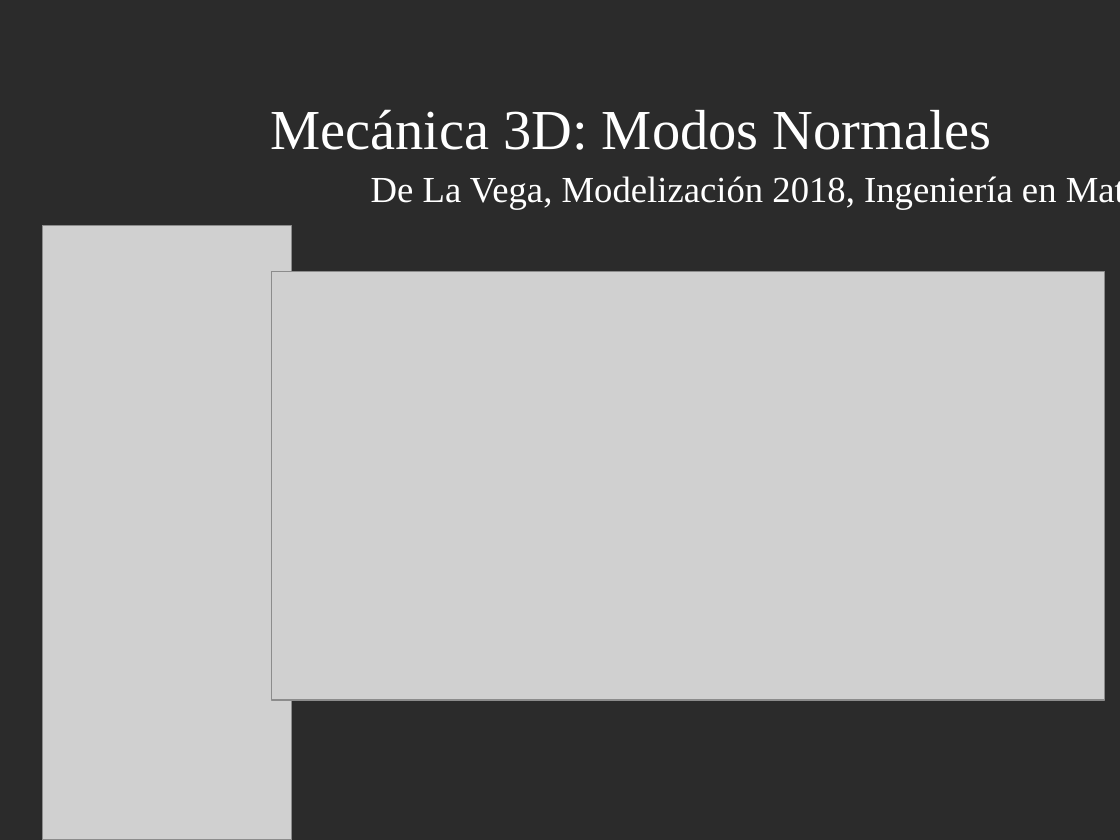
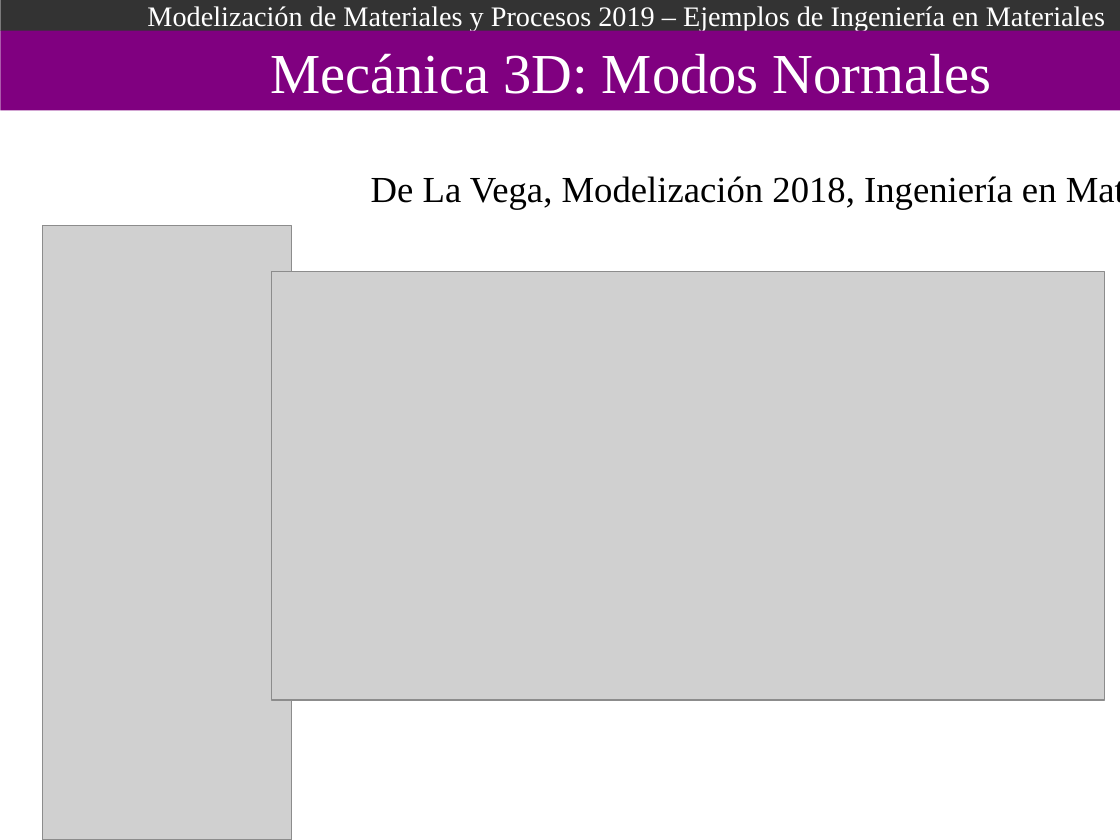
Before and after one commit to Modelizacion-de-Materiales/ModelizacionApuntesPresentaciones, a slide deck: slide 9 of 006-EjemplosIngenieria/Ejemplos_De_Ingenieria.odp. Drawn at 1120x840 pixels with LibreOffice and Linux fonts; fonts in the diff are those of the drawing; grey boxes stand for pictures; background and template pictures are left out; a plain dark background stands for a picture behind light text. Boxes give left, top, right and bottom in pixels: in the first picture for what was removed or moved away, otherwise in the second. Text is boxed around its words. In the diff, an @@ line names an element or a change of style, - is before the commit and + after.

```diff
--- a/006-EjemplosIngenieria/Ejemplos_De_Ingenieria.odp
+++ b/006-EjemplosIngenieria/Ejemplos_De_Ingenieria.odp
@@ background picture (left out) to #FFFFFF @@
@@ rectangle added at [0,0,1120,32], fill #333333, 20 pt, text #FFFFFF @@
+Modelización de Materiales y Procesos 2019 – Ejemplos de Ingeniería en Materiales
@@ rectangle added at [0,30,1120,111], fill #800080 @@
@@ text "Mecánica 3D: Modos Normales": place and size @@
-text "Mecánica 3D: Modos Normales" at [270,109,992,150]
+text "Mecánica 3D: Modos Normales" at [270,53,992,94]
@@ text "De La Vega, Modelización 2018, ..." at [371,176,1057,210]: text colour #FFFFFF to #000000 @@
```
Also in this commit, not shown: 11 other slides changed, 1 slide added.
